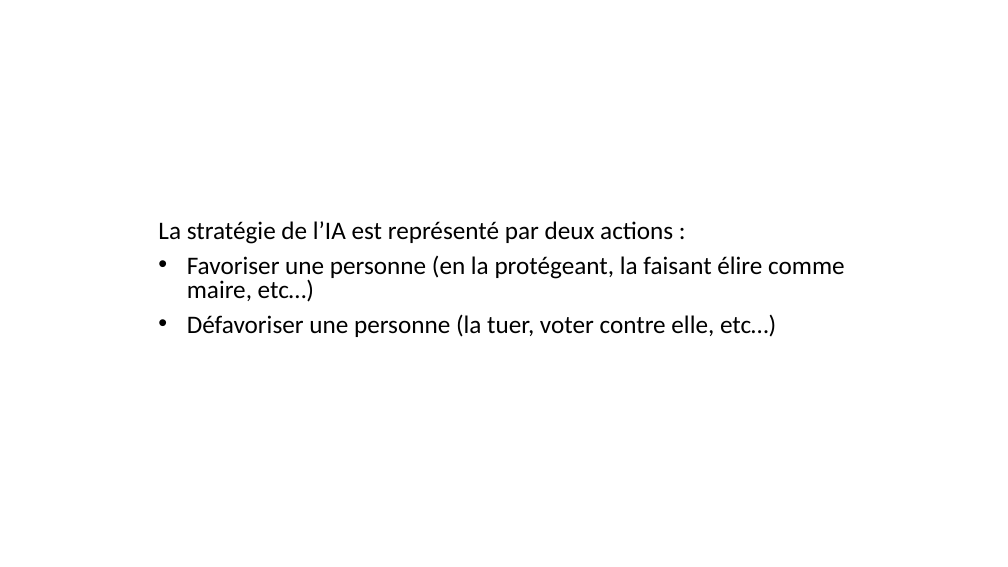
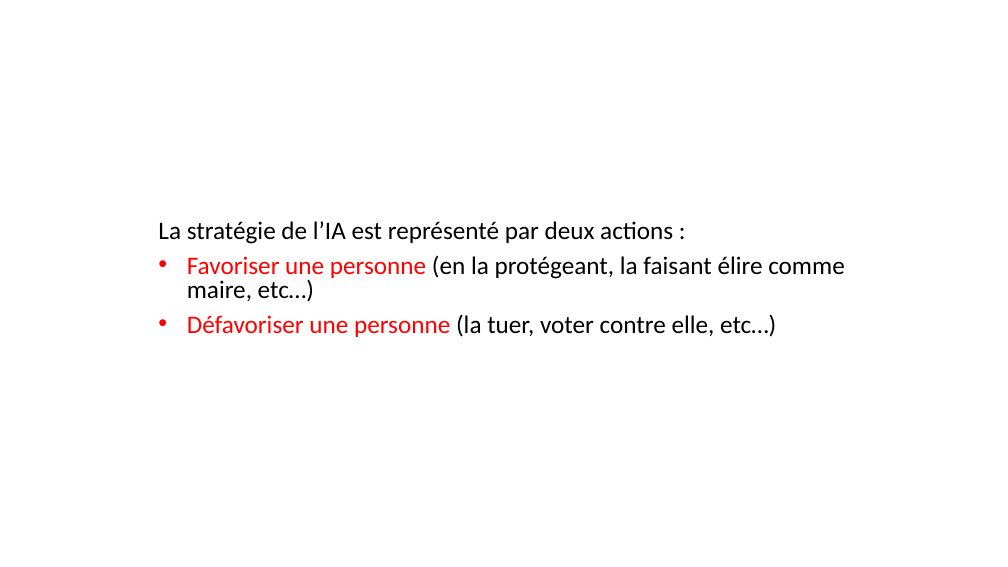
Before and after one commit to konamdav/Loup-Garou, a slide deck: slide 15 of README.pptx (slide 7 before the commit). Drawn at 1008x567 pixels with LibreOffice and Linux fonts; fonts in the diff are those of the drawing. Boxes give left, top, right and bottom in pixels: in the first picture for what was removed or moved away, otherwise in the second. Text is boxed around its words. In the diff, an @@ line names an element or a change of style, - is before the commit and + after.

```diff
--- a/README.pptx
+++ b/README.pptx
@@ subtitle at box(187, 256, 845, 337): text colour #000000 to #FF0000 in "Favoriser une personne", "Défavoriser une personne" @@
```
Also in this commit, not shown: 3 other slides changed, 10 slides added, 1 slide removed.
